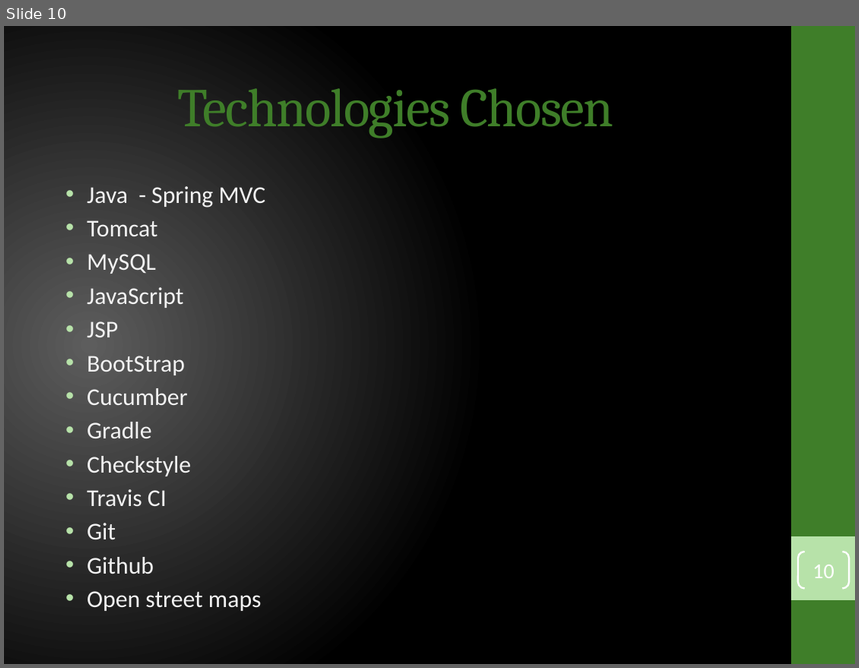
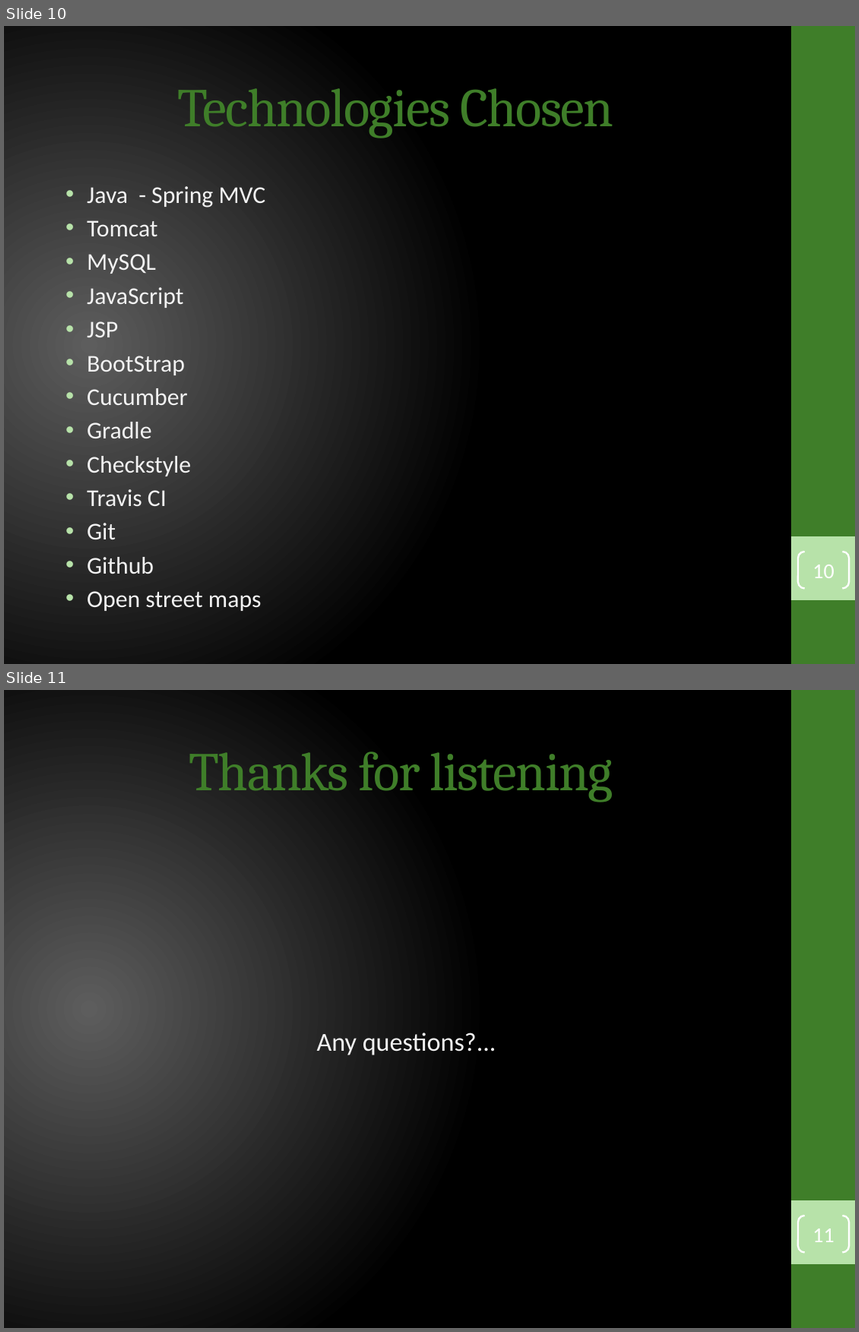
Before and after one commit to ahtif/FlatFinder, a slide deck: admin/presentation/Presentation for Flat Finder Application.pptx. Shown one above the other, each under a label of ours: slide 10 before the commit, slides 10 and 11 after it. The pictures are 859x668 and 859x1332 pixels, drawn with LibreOffice and Linux fonts; fonts in the diff are those of the drawing. Boxes give left, top, right and bottom in pixels: in the first picture for what was removed or moved away, otherwise in the second. Text is boxed around its words. In the diff, an @@ line names an element or a change of style, - is before the commit and + after.

```diff
--- a/admin/presentation/Presentation for Flat Finder Application.pptx
+++ b/admin/presentation/Presentation for Flat Finder Application.pptx
@@ slide 11 added at box(4, 690, 855, 1328), background gradient #5E5E5E to #000000; not listed: 2 template elements that a slide beside it also shows @@
@@ title added at box(189, 752, 613, 802), 46 pt, text #3F7E29 @@
+Thanks for listening
@@ text added at box(317, 1033, 496, 1056), 22 pt, text #F2F2F2 @@
+Any questions?...
@@ page number added at box(798, 1216, 849, 1252), outline #FFFFFF 1.5 pt, 18 pt, text #FFFFFF @@
+11
```
